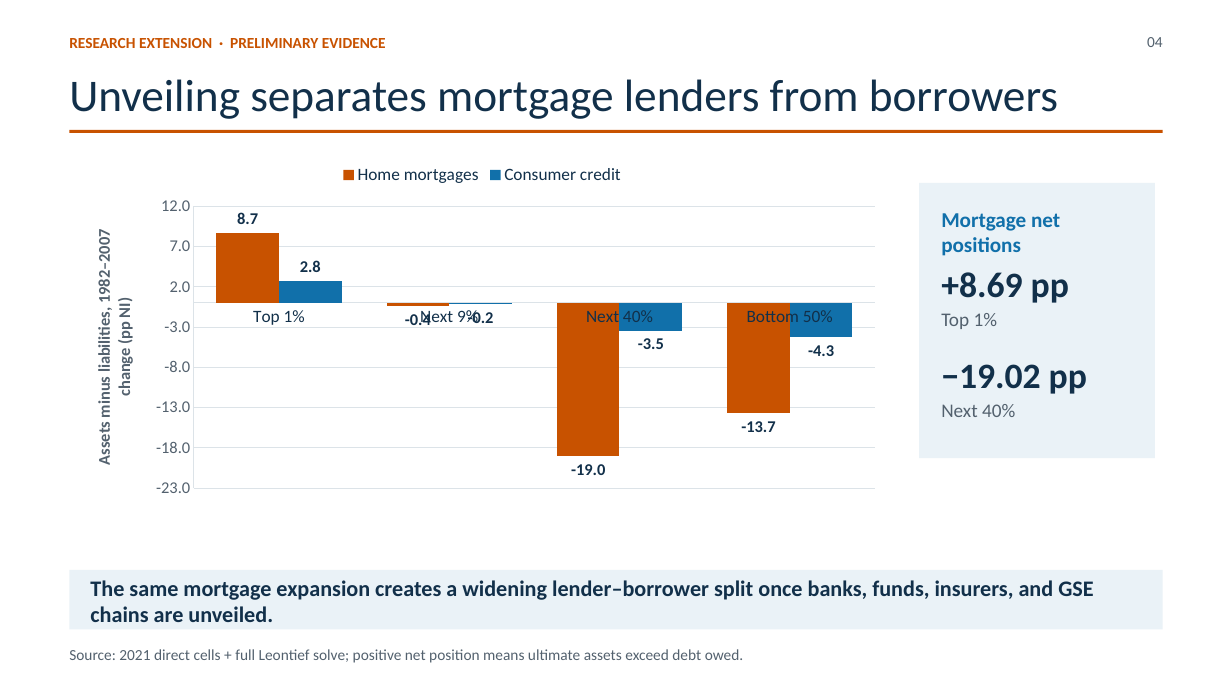
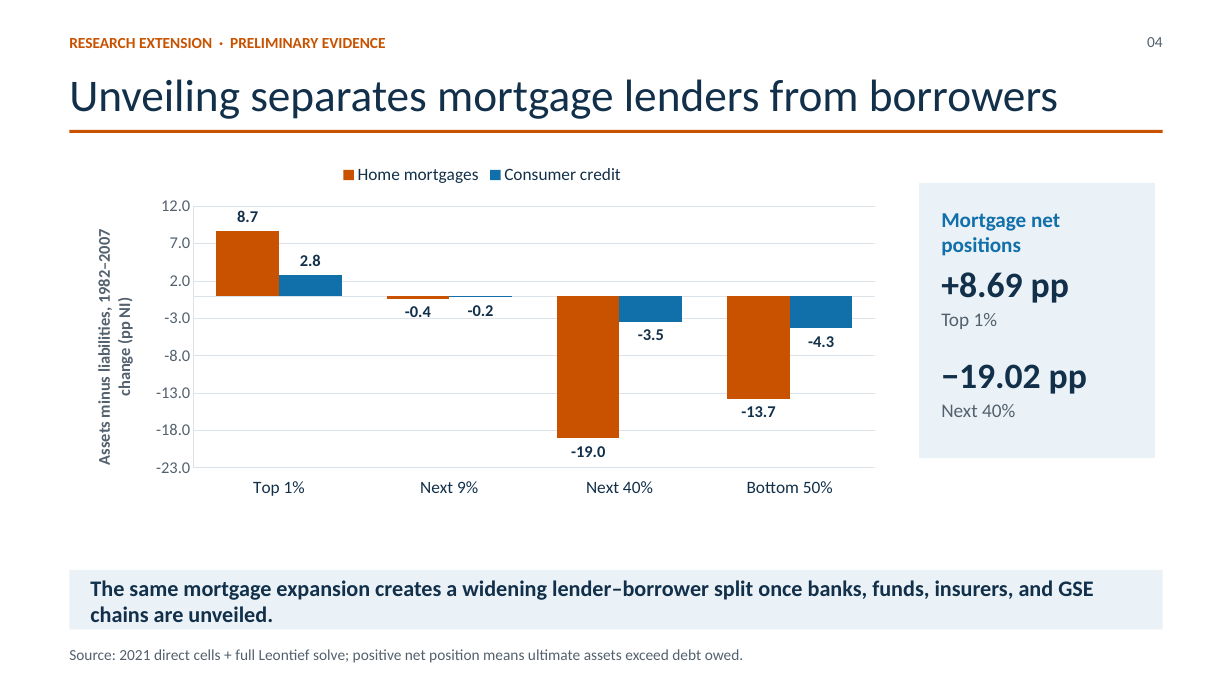
Before and after one commit to lorenz-gorini/mian-sufi-straub2025-saving-glut-replication, a slide deck: slide 4 of Presentation/7_debt_composition_extension/presentation.pptx. Drawn at 1232x693 pixels with LibreOffice and Linux fonts; fonts in the diff are those of the drawing. Boxes give left, top, right and bottom in pixels: in the first picture for what was removed or moved away, otherwise in the second. Text is boxed around its words. In the diff, an @@ line names an element or a change of style, - is before the commit and + after.

Commit message:
Fix debt-deck chart labels

```diff
--- a/Presentation/7_debt_composition_extension/presentation.pptx
+++ b/Presentation/7_debt_composition_extension/presentation.pptx
@@ column chart at (x1=73, y1=154, x2=891, y2=506) @@
@@ category axis changed @@
```
Also in this commit, not shown: 2 other slides changed, 1 other file.
